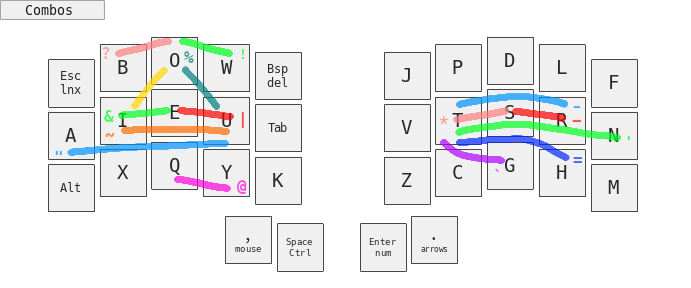
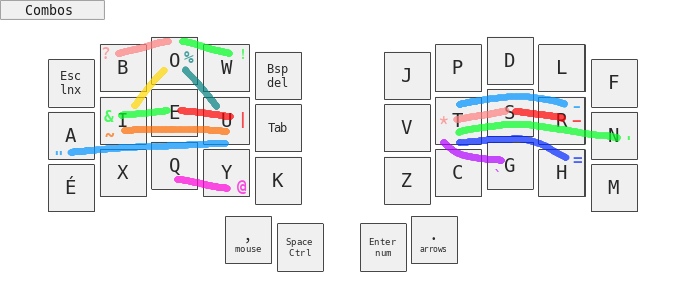
The second (691, 288) image is a revision of the first. Changes to its layers:
painted on "'" over 538, 121, 585, 138
painted on "=" over 481, 135, 540, 151
painted on "-" over 538, 97, 540, 108
painted on "base.png" over 60, 37, 585, 264
